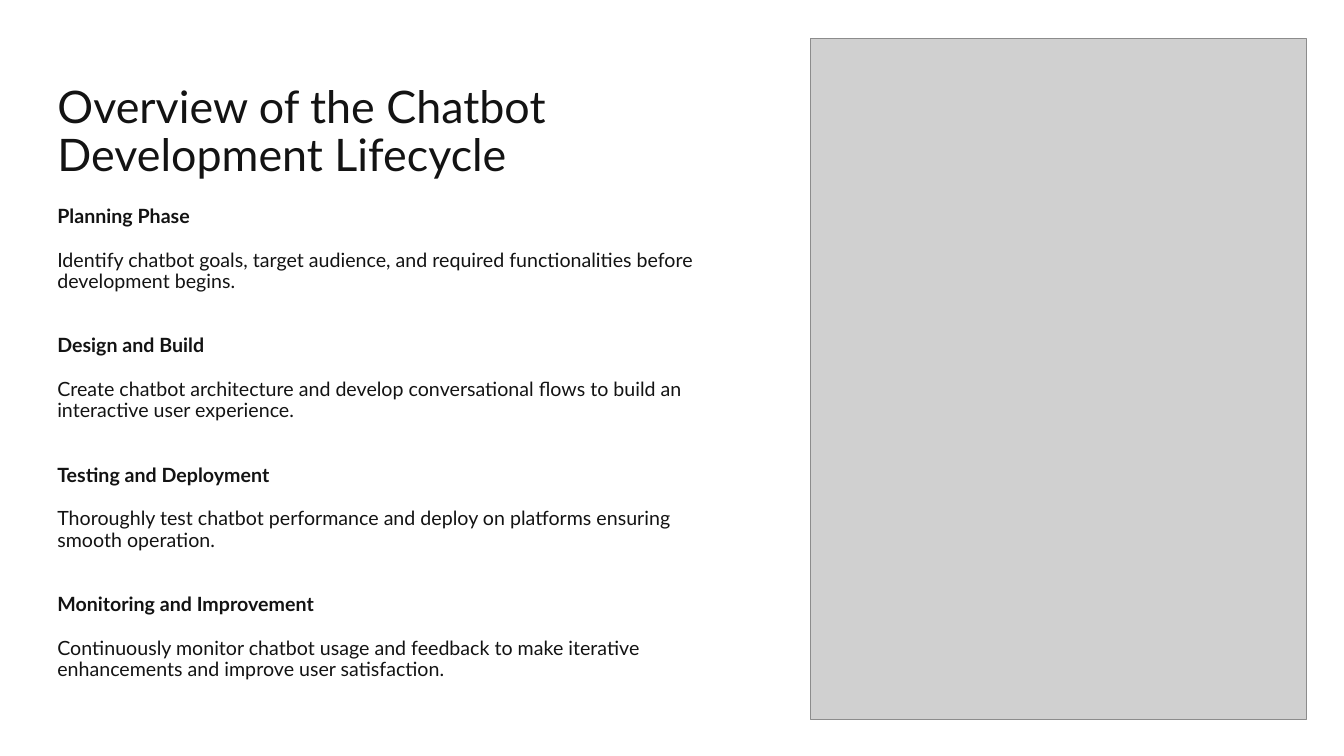
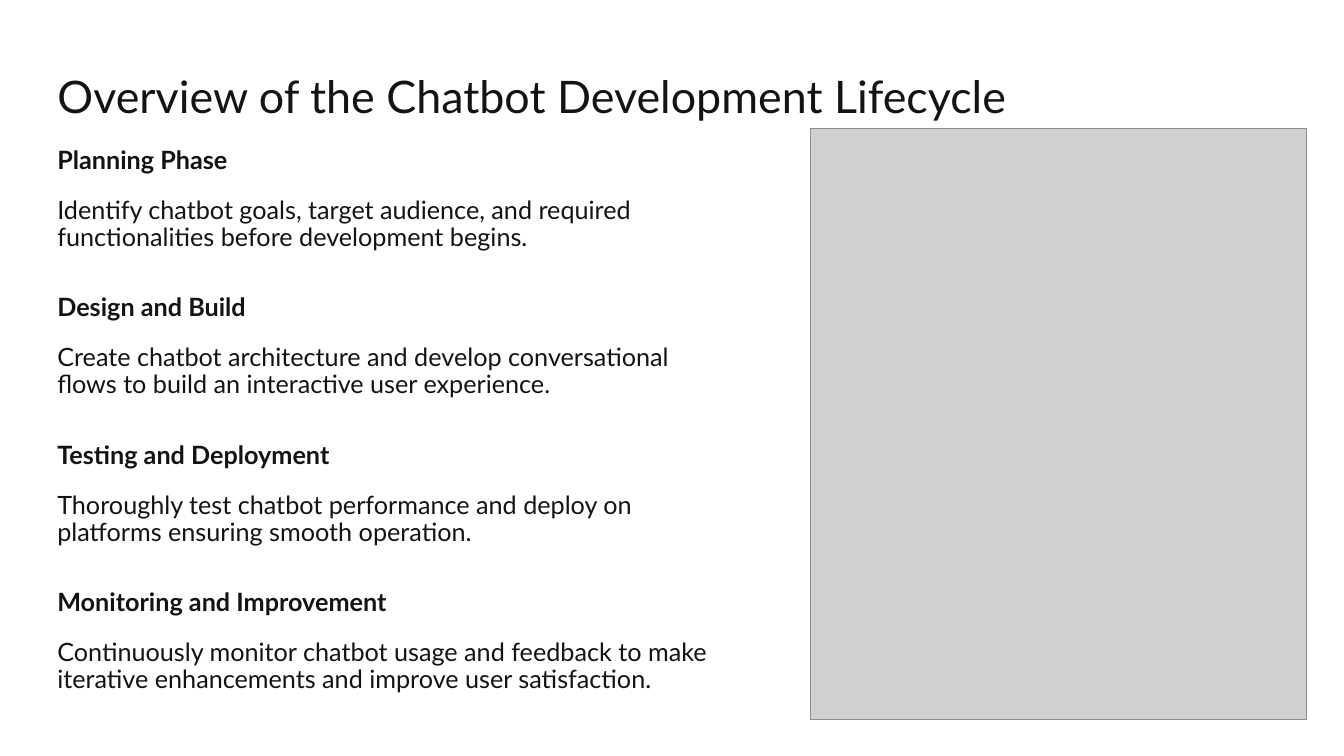
Before and after one commit to pajeeokoth/chatbot, a slide deck: slide 4 of P10_03_presentation.pptx (slide 5 before the commit). Drawn at 1344x756 pixels with LibreOffice and Linux fonts; fonts in the diff are those of the drawing; grey boxes stand for pictures. Boxes give left, top, right and bottom in pixels: in the first picture for what was removed or moved away, otherwise in the second. Text is boxed around its words. In the diff, an @@ line names an element or a change of style, - is before the commit and + after.

```diff
--- a/P10_03_presentation.pptx
+++ b/P10_03_presentation.pptx
@@ title "Overview of the Chatbot Development ..." rewrapped from bbox=[57, 90, 545, 179] to bbox=[57, 80, 1006, 121] @@
@@ text "Planning Phase": place and size @@
-text "Planning Phase" at bbox=[57, 208, 693, 680]
+text "Planning Phase" at bbox=[57, 150, 707, 693]
@@ text "Planning Phase" at bbox=[57, 150, 707, 693]: size 14 to 18 pt @@
@@ picture: place and size @@
-picture at bbox=[811, 39, 1307, 720]
+picture at bbox=[811, 129, 1307, 720]
```
Also in this commit, not shown: 13 other slides changed, 4 slides removed, 2 other files.
